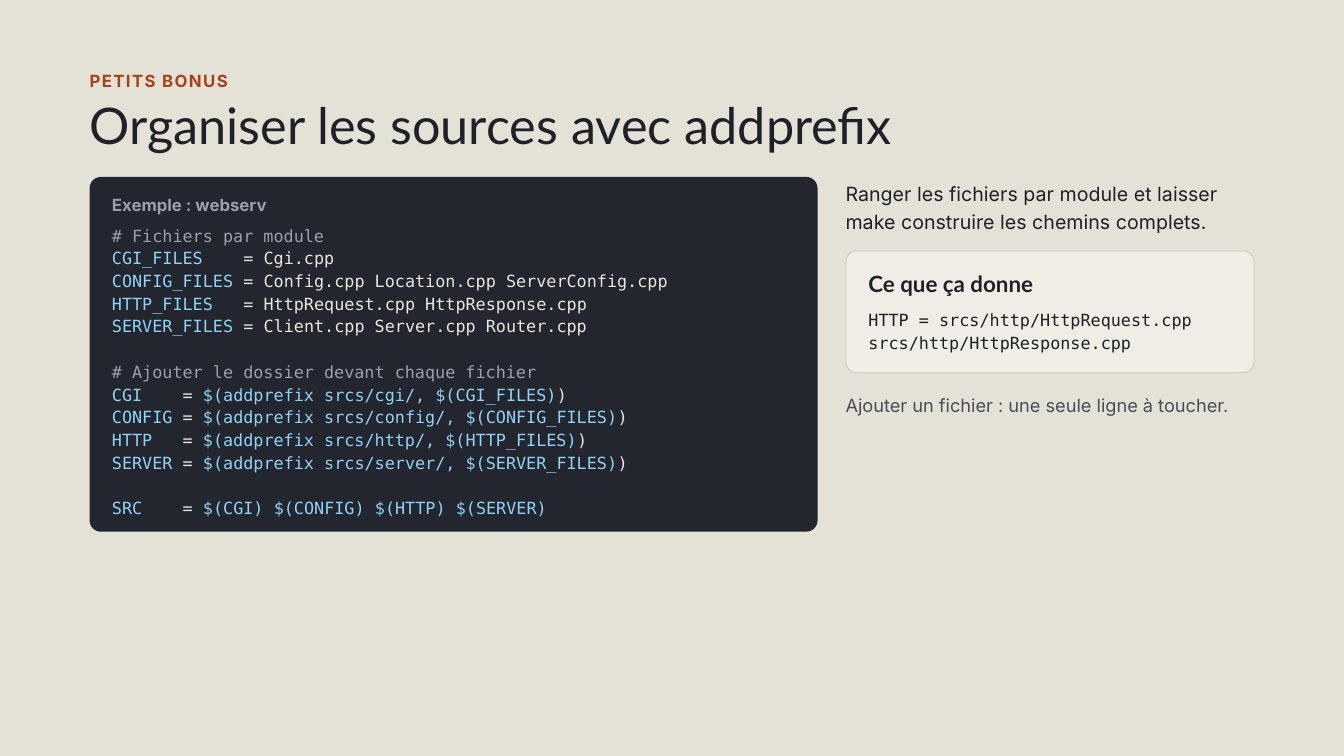
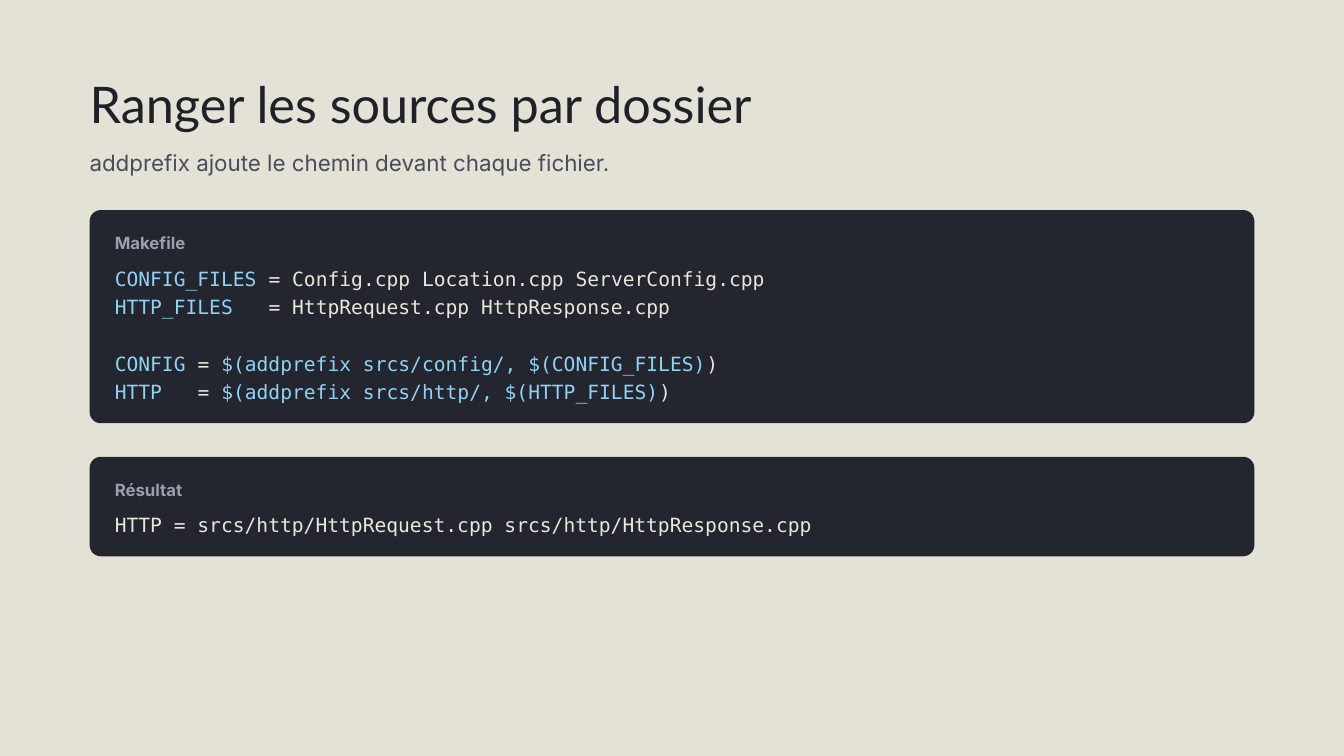
Before and after one commit to Blaeste/42-know, a slide deck: slide 18 of Makefile.pptx. Drawn at 1344x756 pixels with LibreOffice and Linux fonts; fonts in the diff are those of the drawing. Boxes give left, top, right and bottom in pixels: in the first picture for what was removed or moved away, otherwise in the second. Text is boxed around its words. In the diff, an @@ line names an element or a change of style, - is before the commit and + after.

```diff
--- a/Makefile.pptx
+++ b/Makefile.pptx
@@ title at [90,86,751,132]: text changed @@
-Organiser les sources avec addprefix
+Ranger les sources par dossier
@@ text removed at [90,74,228,87] @@
-PETITS BONUS
@@ text added at [90,154,610,176], 16 pt, text #4A4C57 @@
+addprefix ajoute le chemin devant chaque fichier.
@@ text removed at [112,199,266,215] @@
-Exemple : webserv
@@ text removed at [846,186,1217,233] @@
-Ranger les fichiers par module et laisser make construire les chemins complets.
@@ rounded rectangle: place and size @@
-rounded rectangle at [90,177,818,532]
+rounded rectangle at [90,210,1255,423]
@@ rounded rectangle at [90,210,1255,423]: proportions changed @@
@@ text at [112,229,335,268]: paragraphs removed @@
-# Fichiers par module
-CGI_FILES = Cgi.cpp
@@ text added at [115,236,186,249], 12 pt, text #9AA0B0, bold @@
+Makefile
@@ text "CONFIG_FILES = Config.cpp Location.cpp ServerConfig.cpp": place and size @@
-text "CONFIG_FILES = Config.cpp Location.cpp ServerConfig.cpp" at [112,229,668,516]
+text "CONFIG_FILES = Config.cpp Location.cpp ServerConfig.cpp" at [115,271,765,404]
@@ text "CONFIG_FILES = Config.cpp Location.cpp ServerConfig.cpp" at [115,271,765,404]: size 12 to 14 pt; line spacing 16.2pt to 20.3pt @@
@@ rounded rectangle removed at [846,251,1254,373] @@
@@ text removed at [868,275,1033,296] @@
-Ce que ça donne
@@ text at [112,319,587,405]: paragraphs removed @@
-SERVER_FILES = Client.cpp Server.cpp Router.cpp
-# Ajouter le dossier devant chaque fichier
-CGI = $(addprefix srcs/cgi/, $(CGI_FILES))
@@ text removed at [846,398,1228,416] @@
-Ajouter un fichier : une seule ligne à toucher.
@@ rounded rectangle added at [90,457,1255,557], fill #23252F @@
@@ text at [112,456,628,516]: paragraphs removed @@
-SERVER = $(addprefix srcs/server/, $(SERVER_FILES))
-SRC = $(CGI) $(CONFIG) $(HTTP) $(SERVER)
@@ text "HTTP = srcs/http/HttpRequest.cpp srcs/http/HttpResponse.cpp": place and size @@
-text "HTTP = srcs/http/HttpRequest.cpp srcs/http/HttpResponse.cpp" at [868,313,1192,353]
+text "HTTP = srcs/http/HttpRequest.cpp srcs/http/HttpResponse.cpp" at [115,517,811,536]
@@ text "HTTP = srcs/http/HttpRequest.cpp srcs/http/HttpResponse.cpp" at [115,517,811,536]: size 12 to 14 pt, text colour #1F2028 to #E9E6DC; line spacing 16.8pt to 20.3pt @@
@@ text added at [115,483,183,496], 12 pt, text #9AA0B0, bold @@
+Résultat
```
Also in this commit, not shown: 10 other slides changed, 10 slides added, 12 slides removed, 3 other files.
